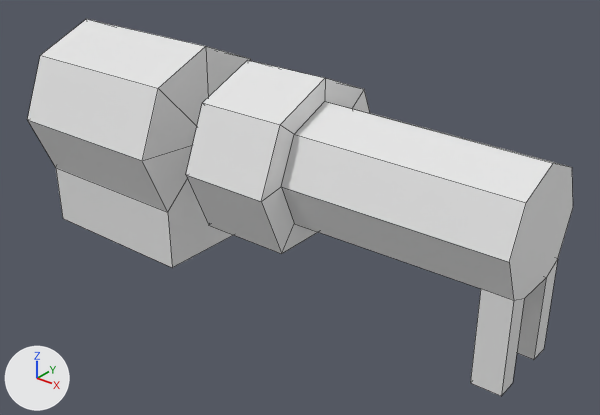
Before and after pictures for a commit that changed the Blender file Assets/Assets/Meshes/Walls/Generator_Mesh.blend.
Before and after are seen from a camera (50 mm lens) standing at (4.18, -3.11, 2.36) and looking at (1.68, 0.02, 0.42). Arrows for +X, +Y and +Z are at lower left; the lights stay in place. Mesh edges are drawn as thin lines.
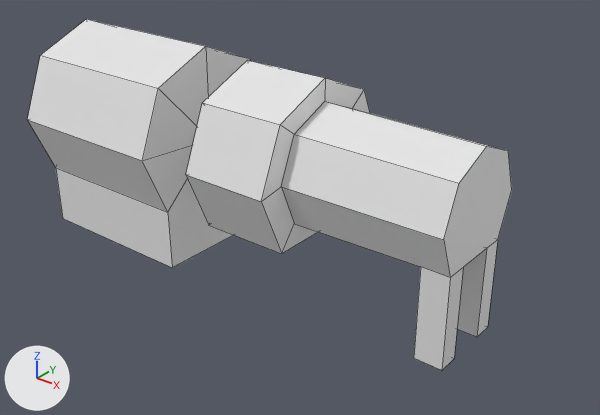
The newer file is also rescaled (x2.0), turned or shifted as a whole; pictures and numbers use the older file's frame.

Pixel boxes (x1, y1, x2, y2) of what changed, in the pictures (600 x 415 px; the box of a moved part takes in the faces that stretch with it):
'Cylinder', reshaped (11% narrower, 7% shorter)
    before: (27, 19, 573, 396)
    after: (27, 19, 512, 370)
part 1 of me_cylinder, moved or reshaped
    before: (281, 102, 566, 301)
    after: (281, 102, 503, 277)
part 2 of me_cylinder, moved or reshaped
    before: (470, 289, 514, 396)
    after: (414, 267, 450, 370)
part 3 of me_cylinder, moved or reshaped
    before: (501, 163, 573, 396)
    after: (442, 146, 512, 370)

The edits, one by one:
me_cylinder has 110 vertices, 98 faces and spans x 0.015..0.317, y -0.05..0.05, z -0.001..0.12.
me_cylinder is used by ob_cylinder; location (-0.15, 0.0, 0.0); scale (10.0, 10.0, 10.0).
me_cylinder part 1: all 9 vertices in x 0.302..0.317, y -0.032..0.032, z 0.049..0.104 are moved by (-0.03, 0.0, 0.0).
me_cylinder part 2: all 8 vertices in x 0.302..0.317, y -0.023..0.023, z -0.001 are moved by (-0.03, 0.0, 0.0).
me_cylinder part 3: all 4 vertices in x 0.302..0.317, y -0.011..0.011, z 0.044 are moved by (-0.03, 0.0, 0.005).
